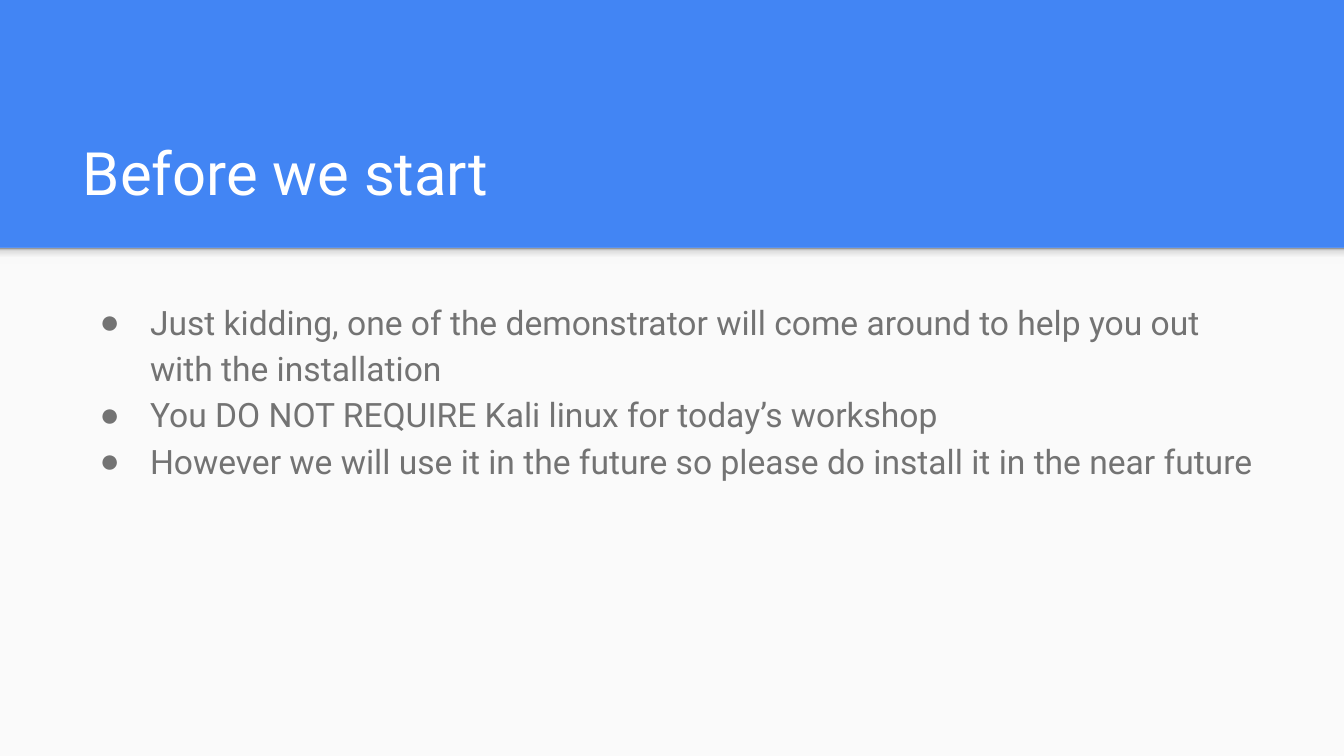
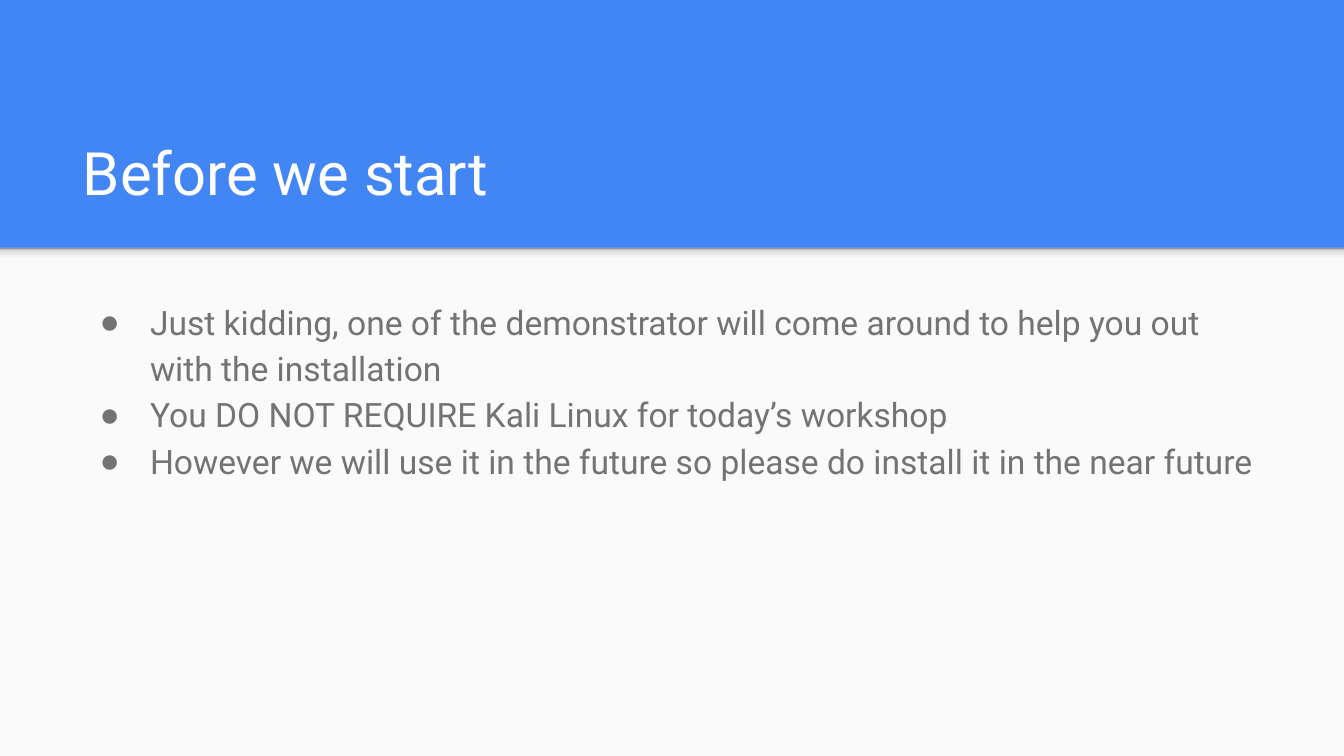
Before and after one commit to umisc/workshops, a slide deck: slide 4 of Workshop_2/Session 2 - SQL Injections.pptx. Drawn at 1344x756 pixels with LibreOffice and Linux fonts; fonts in the diff are those of the drawing. Boxes give left, top, right and bottom in pixels: in the first picture for what was removed or moved away, otherwise in the second. Text is boxed around its words. In the diff, an @@ line names an element or a change of style, - is before the commit and + after.

```diff
--- a/Workshop_2/Session 2 - SQL Injections.pptx
+++ b/Workshop_2/Session 2 - SQL Injections.pptx
@@ text at <box>150,401,948,434</box>: text changed @@
-● You DO NOT REQUIRE Kali linux for today’s workshop
+● You DO NOT REQUIRE Kali Linux for today’s workshop
```
Also in this commit, not shown: 3 other slides changed, 3 slides added, 1 other file.
